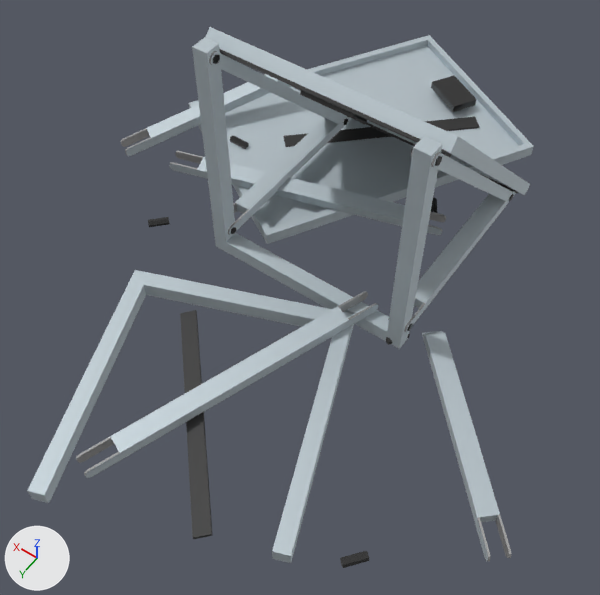
What one commit did to the FBX model Assets/Solar_Panel.fbx.
One viewpoint serves both versions: a 50 mm lens placed at (-3.26, 5.58, 7.2), pointed at (-0.22, 1.32, 0.51). The axes (+X, +Y, +Z) are drawn at lower left. The lights are the same throughout. The picture after the commit comes second. Where no turn or scale is listed for an object, it has been applied to the vertices.

Script lines for the objects in view, before the commit:
```python
me_cube_022 = bpy.data.meshes.new('Cube.022')
me_cube_022.from_pydata(...)  # 352 vertices, 261 faces; spans x -4.02..2.5, y -1.92..6.32, z -0.1..0.44
me_cube_022.materials.append(mat_solar_panel_mat)
me_cube_052 = bpy.data.meshes.new('Cube.052')
me_cube_052.from_pydata(...)  # 352 vertices, 261 faces; spans x -1.3..1.3, y -1.96..0.95, z -1.09..1.61
me_cube_052.materials.append(mat_solar_panel_mat)
ob_solar_panel = bpy.data.objects.new('Solar Panel', me_cube_052)
ob_solar_panel.location = (0.0, 0.0, 1.08)
ob_solar_panel_broken = bpy.data.objects.new('Solar Panel Broken', me_cube_022)
ob_solar_panel_broken.location = (0.82, -1.96, 0.06)
```
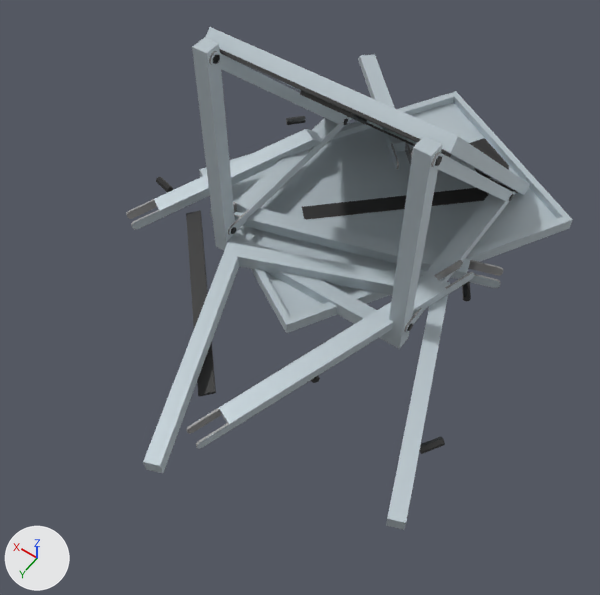
Location of each change, [x1, y1, x2, y2] in pixels of the pictures (600 x 595 px; the box of a moved part takes in the faces that stretch with it):
'Solar Panel Broken', reshaped, moved (12% narrower, 11% shorter): before [27, 35, 534, 568]; after [126, 54, 573, 530]
part 1 of me_cube_022, moved or reshaped: before [189, 35, 534, 244]; after [199, 91, 573, 333]
part 2 of me_cube_022, moved or reshaped: before [431, 75, 477, 112]; after [469, 138, 509, 178]
part 3 of me_cube_022, moved or reshaped: before [180, 310, 213, 539]; after [186, 210, 216, 397]
part 4 of me_cube_022, moved or reshaped: before [283, 116, 479, 147]; after [302, 188, 489, 220]
part 5 of me_cube_022, moved or reshaped: before [27, 270, 355, 563]; after [143, 242, 450, 530]
part 6 of me_cube_022, moved or reshaped: before [121, 74, 287, 156]; after [358, 54, 412, 169]
part 7 of me_cube_022, moved or reshaped (not visible before): after [156, 177, 173, 192]
part 8 of me_cube_022, moved or reshaped: before [422, 331, 511, 561]; after [126, 129, 324, 230]
part 9 of me_cube_022, moved or reshaped: before [340, 551, 369, 568]; after [311, 376, 320, 383]
part 10 of me_cube_022, moved or reshaped: before [169, 151, 446, 235]; after [186, 260, 474, 449]
part 11 of me_cube_022, moved or reshaped: before [386, 334, 410, 345]; after [419, 436, 445, 454]
part 12 of me_cube_022, moved or reshaped: before [148, 217, 170, 227]; after [286, 116, 306, 125]
part 13 of me_cube_022, moved or reshaped: before [76, 291, 378, 478]; after [210, 202, 503, 288]
part 14 of me_cube_022, moved or reshaped: before [431, 197, 437, 213]; after [462, 282, 471, 301]
part 15 of me_cube_022, moved or reshaped (not visible afterwards): before [230, 136, 249, 149]

Diff of the bpy script that builds the scene:
```diff
--- a/Assets/Solar_Panel.fbx.py
+++ b/Assets/Solar_Panel.fbx.py
@@ me_cube_022 @@
-me_cube_022.from_pydata(...)  # 352 vertices, 261 faces; spans x -4.02..2.5, y -1.92..6.32, z -0.1..0.44
+me_cube_022.from_pydata(...)  # 352 vertices, 261 faces; spans x -2.43..2.37, y -3.41..3.21, z -0.19..0.36
+# me_cube_022 part 1: the loose piece of 24 vertices spanning x -1.85..2.21, y -1.92..2.54, z -0.09..0.07 is moved by (-0.23, -1.39, -0.08)
+# me_cube_022 part 2: the loose piece of 8 vertices spanning x -0.86..-0.2, y -1.23..-0.65, z 0.03..0.12 is moved by (-0.23, -1.39, -0.08)
+# me_cube_022 part 3: the loose piece of 8 vertices spanning x -1.75..0.11, y 3.78..5.75, z -0.08..-0.02 is moved by (1.61, -3.45, -0.08)
+# me_cube_022 part 4: the loose piece of 8 vertices spanning x -1.09..0.88, y -0.81..1.12, z -0.05..-0.02 is moved by (-0.23, -1.39, -0.08)
+# me_cube_022 part 5: the loose piece of 24 vertices spanning x -2.47..0.81, y 2.91..6.32, z -0.07..0.1 is multiplied about its middle by the matrix ((1.0, 0.001, -0.008), (-0.001, 0.998, 0.057), (0.008, -0.057, 0.998)), then moved by (0.04, -3.11, 0.0)
+# me_cube_022 part 6: the loose piece of 40 vertices spanning x 1.08..2.5, y 0.12..2.38, z -0.1..0.44 is multiplied about its middle by the matrix ((0.3, -0.938, 0.174), (0.946, 0.268, -0.185), (0.127, 0.22, 0.967)), then moved by (-1.02, -3.68, -0.16)
+# me_cube_022 part 7: the loose piece of 12 vertices spanning x -0.67..-0.42, y 2.69..2.9, z -0.08..0.01 is turned 21.1 degrees about the z axis through its middle, then moved by (2.79, -2.56, -0.09)
+# me_cube_022 part 8: the loose piece of 40 vertices spanning x -4.02..-2.14, y 2.45..4.42, z -0.08..0.05 is multiplied about its middle by the matrix ((0.296, 0.951, 0.089), (-0.947, 0.281, 0.156), (0.123, -0.13, 0.984)), then moved by (4.64, -3.57, 0.11)
+# me_cube_022 part 9: the loose piece of 12 vertices spanning x -3.02..-2.8, y 4.95..5.19, z -0.09..0.0 is turned -86.4 degrees about the z axis through its middle, then moved by (2.13, -3.66, -0.08)
+# me_cube_022 part 10: the loose piece of 64 vertices spanning x -1.67..1.62, y 1.18..2.38, z 0.05..0.24 is multiplied about its middle by the matrix ((-0.619, 0.777, -0.115), (-0.784, -0.602, 0.152), (0.049, 0.184, 0.982)), then moved by (-0.9, -0.6, -0.04)
+# me_cube_022 part 11: the loose piece of 12 vertices spanning x -2.07..-1.87, y 2.7..2.95, z -0.06..0.03 is moved by (-0.23, -1.39, -0.08)
+# me_cube_022 part 12: the loose piece of 12 vertices spanning x 1.06..1.29, y 2.92..3.16, z -0.07..0.01 is moved by (0.45, -4.69, -0.08)
+# me_cube_022 part 13: the loose piece of 64 vertices spanning x -1.67..-0.25, y 2.67..5.89, z -0.07..0.26 is multiplied about its middle by the matrix ((-0.622, -0.781, 0.062), (0.782, -0.623, 0.001), (0.037, 0.049, 0.998)), then moved by (0.74, -4.46, -0.05)
+# me_cube_022 part 14: the loose piece of 12 vertices spanning x -1.43..-1.23, y 0.82..1.07, z -0.08..0.01 is moved by (-0.23, -1.39, -0.08)
+# me_cube_022 part 15: the loose piece of 12 vertices spanning x 1.12..1.37, y 1.38..1.46, z -0.04..0.05 is moved by (-0.23, -1.39, -0.08)
 me_cube_022.materials.append(mat_solar_panel_mat)
@@ ob_solar_panel_broken @@
 ob_solar_panel_broken = bpy.data.objects.new('Solar Panel Broken', me_cube_022)
-ob_solar_panel_broken.location = (0.82, -1.96, 0.06)
+ob_solar_panel_broken.location = (0.12, 0.32, 0.15)
```
